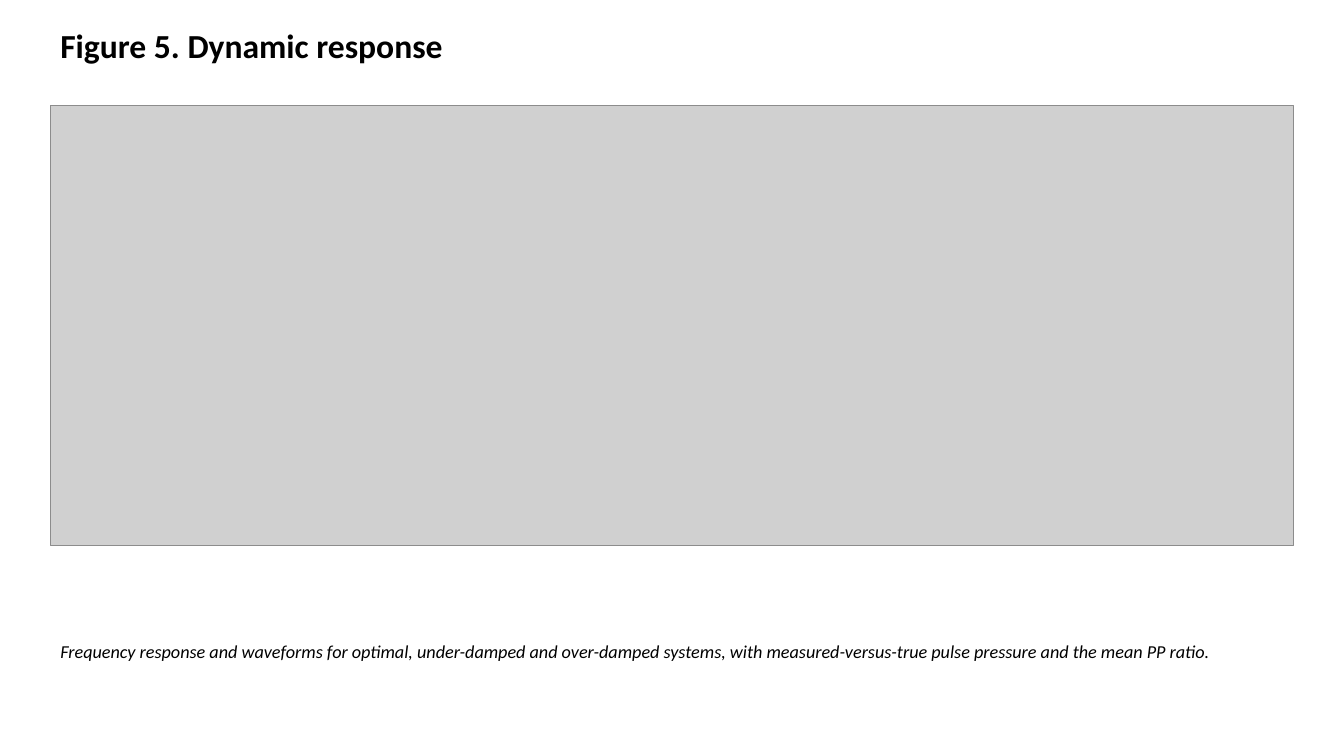
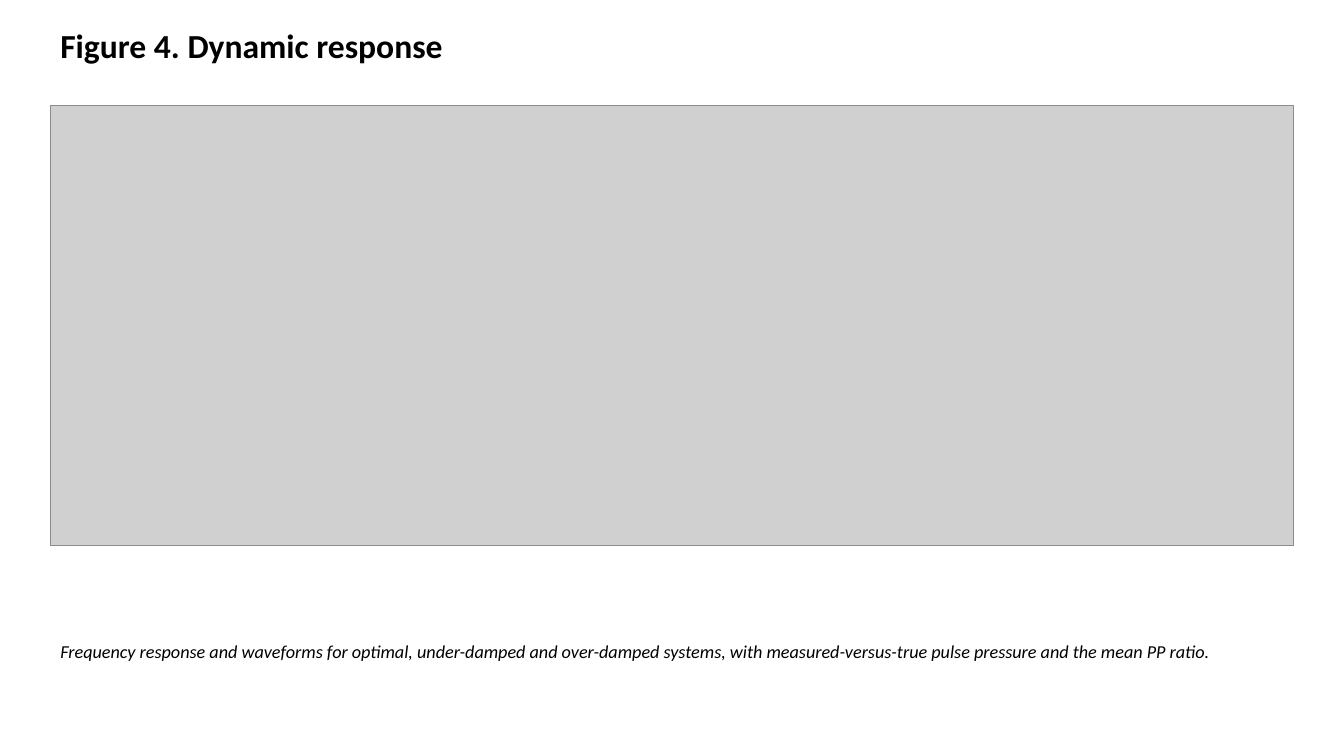
Before and after one commit to bougtoir/medical-accident-its-analysis, a slide deck: slide 4 of zero_calibration_bpm/manuscripts/BPM_Figures_EN.pptx (slide 5 before the commit). Drawn at 1344x756 pixels with LibreOffice and Linux fonts; fonts in the diff are those of the drawing; grey boxes stand for pictures. Boxes give left, top, right and bottom in pixels: in the first picture for what was removed or moved away, otherwise in the second. Text is boxed around its words. In the diff, an @@ line names an element or a change of style, - is before the commit and + after.

```diff
--- a/zero_calibration_bpm/manuscripts/BPM_Figures_EN.pptx
+++ b/zero_calibration_bpm/manuscripts/BPM_Figures_EN.pptx
@@ text at [60,34,442,64]: text changed @@
-Figure 5. Dynamic response
+Figure 4. Dynamic response
```
Also in this commit, not shown: 5 other slides changed, 32 other files.
